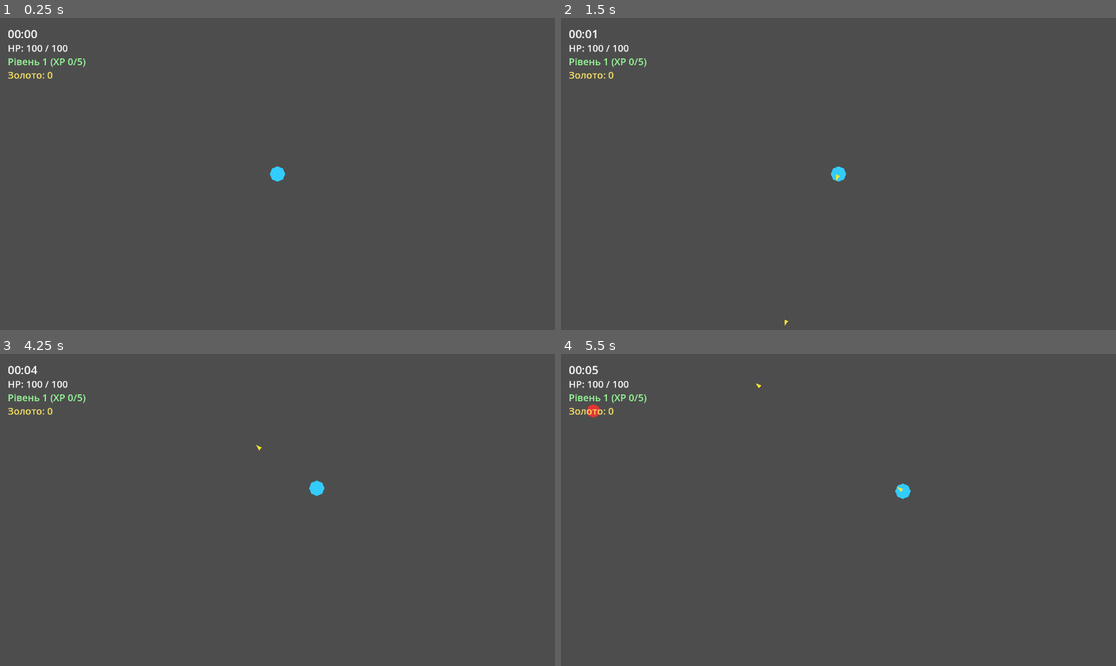
Above: before the commit, frames 1-4 (two rows, left to right).
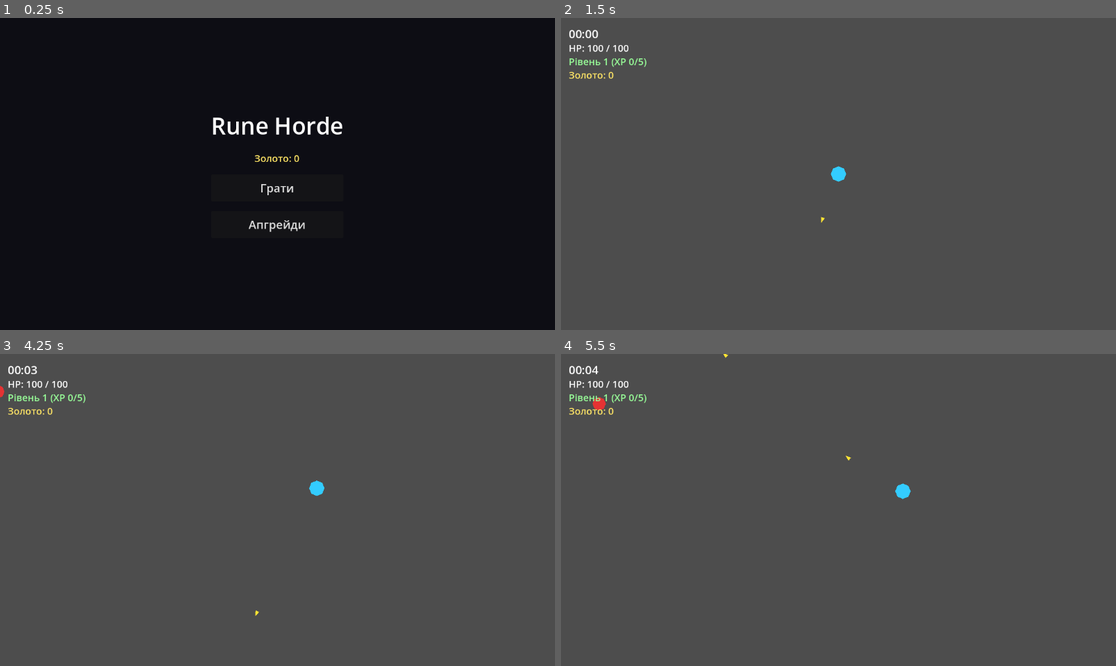
Above: after the commit, the same moments.

Repository: dmytro-matviiv/Run-horde
Game: Godot game, scene res://scenes/main.tscn
Same seed, same stepped clock (60 frames per second), same inputs: the game is played once before the commit and once after it.
Inputs (mouse positions are in pixels of both pictures, inside the frame that each line leads up to):
- Up to frame 1 (0.25 s): no input
- Up to frame 2 (1.5 s): click (838, 186) at 0.5 s, where only the run after the commit has a clickable "Грати"; tap Enter at 1.25 s; move the mouse to (960, 158) at 1.27 s; click (960, 158) at 1.42 s
- Up to frame 3 (4.25 s): tap Space at 2 s; drag from (166, 525) to (277, 510) at 2.02 s; move the mouse to (333, 441) at 2.77 s; click (333, 441) at 2.92 s; drag from (249, 572) to (299, 506) at 3.52 s
- Up to frame 4 (5.5 s): tap Enter at 4.25 s; move the mouse to (1005, 556) at 4.27 s; click (1005, 556) at 4.42 s; drag from (672, 463) to (877, 488) at 5.02 s

The runs differ from the first frame. In frame 1, 100% of the frame differs, in the area x 0-100%, y 0-100%; in frame 2, less than 0.1%; in frame 3, less than 0.1%; in frame 4, 0.2%.

Commit message:
Фаза 3: мета-прогресія, збереження, головне меню
GameState + SaveManager (автозавантаження) — прогрес гравця (золото,
7 мета-апгрейдів з розділу 6 ТЗ) серіалізується в user://save.json
зі schema_version для майбутніх міграцій. Розблокування героїв
свідомо не додане — героїв поки один, це Фаза 5.

Головне меню → екран мета-апгрейдів (це і є "база" між ранами) →
Грати. Run.gd на старті застосовує мета-бонуси до героя, банкує
зібране золото в GameState при смерті чи перемозі (дожив до
Balance.RUN_DURATION — нова умова) і веде на екран результатів
(золото/вбивства/час).

Заодно виніс шкоду/швидкість/золото героя в спільний
_recompute_derived_stats(), щоб мета-бонус і апгрейд рану додавались
один до одного, а не перезаписували — той самий баг, що я вже
виправляв для радіуса підбору, тут зловив одразу при рефакторингу.

Co-Authored-By: Claude Sonnet 5 <noreply@anthropic.com>

Diff:
--- a/project.godot
+++ b/project.godot
@@ -18,6 +18,11 @@
 run/main_scene="res://scenes/main.tscn"
 config/features=PackedStringArray("4.7", "Mobile")
 
+[autoload]
+
+GameState="*res://scripts/autoload/game_state.gd"
+SaveManager="*res://scripts/autoload/save_manager.gd"
+
 [layer_names]
 
 2d_physics/layer_1="world"
--- a/scenes/main.gd
+++ b/scenes/main.gd
@@ -1,10 +1,9 @@
 extends Control
 
-## Тимчасовий вхід у гру: поки немає головного меню (буде у Фазі 3),
-## одразу переходимо в ран.
+## Вхід у гру: одразу переходимо в головне меню.
 
 func _ready() -> void:
 	# call_deferred, бо дерево сцени ще "зайняте" додаванням нод одразу
 	# після старту — прямий виклик тут падає з помилкою
 	# "Parent node is busy adding/removing children".
-	get_tree().change_scene_to_file.call_deferred("res://scenes/run/run.tscn")
+	get_tree().change_scene_to_file.call_deferred("res://scenes/ui/main_menu.tscn")
--- a/scenes/run/enemy.gd
+++ b/scenes/run/enemy.gd
@@ -15,6 +15,7 @@
 var _hero: Node2D
 var _pool: ObjectPool
 var _crystal_pool: ObjectPool
+var _on_death: Callable
 var _active := false
 
 func _ready() -> void:
@@ -28,9 +29,10 @@
 
 ## Масштабування HP за хвилиною рану винесене сюди, а не в спавнер,
 ## бо це властивість конкретного ворога, а не логіка спавну.
-func spawn(spawn_position: Vector2, hero: Node2D, minute_of_run: float) -> void:
+func spawn(spawn_position: Vector2, hero: Node2D, minute_of_run: float, on_death: Callable) -> void:
 	global_position = spawn_position
 	_hero = hero
+	_on_death = on_death
 	current_hp = Balance.ENEMY_HP_BASE + Balance.ENEMY_HP_PER_MINUTE * minute_of_run
 	move_speed = Balance.ENEMY_SPEED
 	contact_damage = Balance.ENEMY_DAMAGE
@@ -69,6 +71,8 @@
 		_die()
 
 func _die() -> void:
+	if _on_death.is_valid():
+		_on_death.call()
 	if _crystal_pool != null:
 		var crystal: Node = _crystal_pool.acquire()
 		crystal.spawn(global_position, xp_drop, gold_drop)
--- a/scenes/run/hero.gd
+++ b/scenes/run/hero.gd
@@ -64,6 +64,15 @@
 var _gold_multiplier := 1.0
 var _xp_multiplier := 1.0
 
+# Мета-бонуси з GameState — виставляються один раз apply_meta_upgrades()
+# на старті рану і додаються до відповідних множників у
+# _recompute_derived_stats(), а не перезаписують їх.
+var _meta_damage_percent := 0.0
+var _meta_move_speed_percent := 0.0
+var _meta_gold_percent := 0.0
+var _meta_luck_percent := 0.0
+var _meta_pickup_radius_bonus := 0.0
+
 var _orbital_blades: Array[Node] = []
 var _aura_level := 0
 var _aura_tick_left := 0.0
@@ -73,6 +82,30 @@
 
 func setup(projectile_pool: ObjectPool) -> void:
 	_projectile_pool = projectile_pool
+
+## Викликається один раз на старті рану (run.gd), до того як гравець
+## взяв хоч один апгрейд у рані. Мета-рівні йдуть з GameState.
+func apply_meta_upgrades(meta_levels: Dictionary) -> void:
+	var hp_level: int = meta_levels.get(&"meta_max_hp", 0)
+	var start_level: int = meta_levels.get(&"meta_start_level", 0)
+
+	max_hp += 10.0 * hp_level
+	current_hp = max_hp
+	level = 1 + start_level
+
+	_meta_damage_percent = 0.05 * meta_levels.get(&"meta_damage", 0)
+	_meta_move_speed_percent = 0.03 * meta_levels.get(&"meta_move_speed", 0)
+	_meta_gold_percent = 0.07 * meta_levels.get(&"meta_gold_gain", 0)
+	_meta_luck_percent = 0.04 * meta_levels.get(&"meta_luck", 0)
+	_meta_pickup_radius_bonus = 8.0 * meta_levels.get(&"meta_pickup_radius", 0)
+
+	_recompute_derived_stats()
+	_update_pickup_shapes()
+
+## "Удача" з мета-прогресії — підмішує шанс, що на левел-апі
+## запропонують уже взяту нову зброю (UpgradePool).
+func get_luck_bonus() -> float:
+	return _meta_luck_percent
 
 func _unhandled_input(event: InputEvent) -> void:
 	if event is InputEventScreenTouch or (event is InputEventMouseButton and event.button_index == MOUSE_BUTTON_LEFT):
@@ -213,8 +246,6 @@
 	var new_level: int = get_upgrade_level(id) + 1
 	upgrade_levels[id] = new_level
 	match id:
-		&"weapon_damage":
-			_damage_multiplier = 1.0 + 0.15 * new_level
 		&"weapon_cooldown":
 			_cooldown_multiplier = clampf(1.0 - 0.1 * new_level, 0.4, 1.0)
 		&"weapon_pierce":
@@ -233,13 +264,9 @@
 			_armor_flat_reduction = 1.0 * new_level
 		&"iframe_duration":
 			_iframe_bonus = 0.1 * new_level
-		&"move_speed":
-			_move_speed_multiplier = 1.0 + 0.08 * new_level
 		&"pickup_radius":
 			_pickup_radius_bonus = 20.0 * new_level
 			_update_pickup_shapes()
-		&"gold_gain":
-			_gold_multiplier = 1.0 + 0.15 * new_level
 		&"xp_gain":
 			_xp_multiplier = 1.0 + 0.15 * new_level
 		&"crystal_magnet":
@@ -249,9 +276,21 @@
 			_apply_orbital_blades(new_level)
 		&"damage_aura":
 			_apply_damage_aura(new_level)
+		&"weapon_damage", &"move_speed", &"gold_gain":
+			pass   # рахуються нижче в _recompute_derived_stats()
+	_recompute_derived_stats()
+
+## Шкода/швидкість/золото залежать одразу з двох джерел — мета-бонусу
+## (раз на весь ран, з apply_meta_upgrades) і апгрейду цього рану —
+## тож рахуємо їх тут заново з обох, а не в окремих гілках match вище,
+## щоб один не перезаписував інший.
+func _recompute_derived_stats() -> void:
+	_damage_multiplier = 1.0 + 0.15 * get_upgrade_level(&"weapon_damage") + _meta_damage_percent
+	_move_speed_multiplier = 1.0 + 0.08 * get_upgrade_level(&"move_speed") + _meta_move_speed_percent
+	_gold_multiplier = 1.0 + 0.15 * get_upgrade_level(&"gold_gain") + _meta_gold_percent
 
 func _update_pickup_shapes() -> void:
-	var radius := Balance.HERO_PICKUP_RADIUS + _pickup_radius_bonus
+	var radius := Balance.HERO_PICKUP_RADIUS + _pickup_radius_bonus + _meta_pickup_radius_bonus
 	(pickup_shape.shape as CircleShape2D).radius = radius
 	(magnet_shape.shape as CircleShape2D).radius = radius + _magnet_radius_bonus
 
--- a/scenes/run/run.gd
+++ b/scenes/run/run.gd
@@ -4,12 +4,14 @@
 ## Кореневий контролер рану: створює пули ворогів/снарядів/кристалів,
 ## веде відлік часу рану, оновлює HUD, показує екран вибору апгрейду
 ## на левел-апі (ставлячи дерево сцени на паузу) й реагує на смерть
-## героя.
+## героя або перемогу (дожив до Balance.RUN_DURATION). В обох випадках
+## банкує зібране золото в GameState і переходить на екран результатів.
 
 const ENEMY_SCENE := preload("res://scenes/run/enemy.tscn")
 const PROJECTILE_SCENE := preload("res://scenes/run/projectile.tscn")
 const CRYSTAL_SCENE := preload("res://scenes/run/xp_crystal.tscn")
 const LEVEL_UP_CHOICE_SCENE := preload("res://scenes/ui/level_up_choice.tscn")
+const RESULTS_SCENE_PATH := "res://scenes/ui/results.tscn"
 
 @onready var hero: CharacterBody2D = $Hero
 @onready var enemy_container: Node2D = $EnemyContainer
@@ -26,6 +28,7 @@
 var _elapsed_time := 0.0
 var _run_active := true
 var _gold_total := 0
+var _kills_total := 0
 
 func _ready() -> void:
 	# Попередньо створюємо частину інстансів (preload_count), щоб перші
@@ -35,11 +38,12 @@
 	var crystal_pool := ObjectPool.new(CRYSTAL_SCENE, crystal_container, 20)
 
 	hero.setup(projectile_pool)
+	hero.apply_meta_upgrades(GameState.meta_upgrade_levels)
 	hero.died.connect(_on_hero_died)
 	hero.leveled_up.connect(_on_hero_leveled_up)
 	hero.gold_collected.connect(_on_gold_collected)
 
-	spawner.setup(enemy_pool, crystal_pool, hero, self)
+	spawner.setup(enemy_pool, crystal_pool, hero, self, _on_enemy_died)
 
 	game_over_label.visible = false
 	_update_hud()
@@ -49,6 +53,8 @@
 		return
 	_elapsed_time += delta
 	_update_hud()
+	if _elapsed_time >= Balance.RUN_DURATION:
+		_end_run(true)
 
 func get_elapsed_minutes() -> float:
 	return _elapsed_time / 60.0
@@ -64,6 +70,9 @@
 func _on_gold_collected(amount: int) -> void:
 	_gold_total += amount
 
+func _on_enemy_died() -> void:
+	_kills_total += 1
+
 ## За один підбір кристала теоретично можна перестрибнути й кілька
 ## рівнів — тоді питаємо про апгрейд послідовно, по одному вибору.
 func _on_hero_leveled_up(levels_gained: int) -> void:
@@ -71,7 +80,7 @@
 		await _show_level_up_choice()
 
 func _show_level_up_choice() -> void:
-	var choices := UpgradePool.pick_choices(hero.upgrade_levels)
+	var choices := UpgradePool.pick_choices(hero.upgrade_levels, hero.get_luck_bonus())
 	if choices.is_empty():
 		return
 	get_tree().paused = true
@@ -85,6 +94,23 @@
 	get_tree().paused = false
 
 func _on_hero_died() -> void:
+	_end_run(false)
+
+## Смерть ніколи не марна — золото банкується в GameState в обох
+## випадках (перемога/смерть), а не лише при вдалому забігу.
+func _end_run(victory: bool) -> void:
+	if not _run_active:
+		return
 	_run_active = false
 	spawner.set_process(false)
+	game_over_label.text = "Перемога!" if victory else "Ви загинули"
 	game_over_label.visible = true
+	GameState.add_gold(_gold_total)
+	GameState.last_run_gold = _gold_total
+	GameState.last_run_kills = _kills_total
+	GameState.last_run_time = _elapsed_time
+	GameState.last_run_victory = victory
+	get_tree().create_timer(1.2).timeout.connect(_go_to_results)
+
+func _go_to_results() -> void:
+	get_tree().change_scene_to_file(RESULTS_SCENE_PATH)
--- /dev/null
+++ b/scenes/ui/main_menu.gd
@@ -0,0 +1,19 @@
+extends Control
+
+## Головне меню: точка повернення між ранами. "Грати" веде в ран,
+## "Апгрейди" — на екран мета-прогресії (тут гравець витрачає золото
+## між ранами — наша "база").
+
+@onready var gold_label: Label = $CenterContainer/VBoxContainer/GoldLabel
+
+func _ready() -> void:
+	_update_gold_label()
+
+func _update_gold_label() -> void:
+	gold_label.text = "Золото: %d" % GameState.gold
+
+func _on_play_pressed() -> void:
+	get_tree().change_scene_to_file("res://scenes/run/run.tscn")
+
+func _on_upgrades_pressed() -> void:
+	get_tree().change_scene_to_file("res://scenes/ui/meta_upgrades.tscn")
--- /dev/null
+++ b/scenes/ui/main_menu.tscn
@@ -0,0 +1,54 @@
+[gd_scene load_steps=2 format=3]
+
+[ext_resource type="Script" path="res://scenes/ui/main_menu.gd" id="1"]
+
+[node name="MainMenu" type="Control"]
+anchors_preset = 15
+anchor_right = 1.0
+anchor_bottom = 1.0
+grow_horizontal = 2
+grow_vertical = 2
+script = ExtResource("1")
+
+[node name="Background" type="ColorRect" parent="."]
+anchors_preset = 15
+anchor_right = 1.0
+anchor_bottom = 1.0
+grow_horizontal = 2
+grow_vertical = 2
+color = Color(0.05, 0.05, 0.08, 1)
+
+[node name="CenterContainer" type="CenterContainer" parent="."]
+anchors_preset = 15
+anchor_right = 1.0
+anchor_bottom = 1.0
+grow_horizontal = 2
+grow_vertical = 2
+
+[node name="VBoxContainer" type="VBoxContainer" parent="CenterContainer"]
+theme_override_constants/separation = 20
+
+[node name="TitleLabel" type="Label" parent="CenterContainer/VBoxContainer"]
+theme_override_font_sizes/font_size = 48
+theme_override_colors/font_color = Color(1, 1, 1, 1)
+text = "Rune Horde"
+horizontal_alignment = 1
+
+[node name="GoldLabel" type="Label" parent="CenterContainer/VBoxContainer"]
+theme_override_font_sizes/font_size = 20
+theme_override_colors/font_color = Color(1, 0.9, 0.4, 1)
+text = "Золото: 0"
+horizontal_alignment = 1
+
+[node name="PlayButton" type="Button" parent="CenterContainer/VBoxContainer"]
+custom_minimum_size = Vector2(220, 56)
+theme_override_font_sizes/font_size = 24
+text = "Грати"
+
+[node name="UpgradesButton" type="Button" parent="CenterContainer/VBoxContainer"]
+custom_minimum_size = Vector2(220, 56)
+theme_override_font_sizes/font_size = 24
+text = "Апгрейди"
+
+[connection signal="pressed" from="CenterContainer/VBoxContainer/PlayButton" to="." method="_on_play_pressed"]
+[connection signal="pressed" from="CenterContainer/VBoxContainer/UpgradesButton" to="." method="_on_upgrades_pressed"]
--- /dev/null
+++ b/scenes/ui/meta_upgrades.gd
@@ -0,0 +1,63 @@
+extends Control
+
+## Екран мета-прогресії ("база"): тут гравець між ранами витрачає
+## золото на постійні бонуси (GameState.buy_meta_upgrade). Список
+## відповідає розділу 6 ТЗ. Розблокування 2-го/3-го героя свідомо
+## не додане — героїв поки один, це Фаза 5.
+
+const UPGRADES := [
+	{"id": &"meta_max_hp", "title": "Здоров'я", "per_level": "+10 HP"},
+	{"id": &"meta_damage", "title": "Шкода", "per_level": "+5%"},
+	{"id": &"meta_move_speed", "title": "Швидкість", "per_level": "+3%"},
+	{"id": &"meta_pickup_radius", "title": "Радіус підбору", "per_level": "+8"},
+	{"id": &"meta_gold_gain", "title": "Приріст золота", "per_level": "+7%"},
+	{"id": &"meta_luck", "title": "Удача", "per_level": "+4% шанс кращих апгрейдів"},
+	{"id": &"meta_start_level", "title": "Стартовий рівень", "per_level": "+1 рівень старту"},
+]
+
+@onready var gold_label: Label = $VBoxContainer/GoldLabel
+@onready var rows_container: VBoxContainer = $VBoxContainer/ScrollContainer/RowsContainer
+
+func _ready() -> void:
+	_rebuild()
+
+func _rebuild() -> void:
+	gold_label.text = "Золото: %d" % GameState.gold
+	for child in rows_container.get_children():
+		child.queue_free()
+	for upgrade in UPGRADES:
+		rows_container.add_child(_build_row(upgrade))
+
+func _build_row(upgrade: Dictionary) -> Control:
+	var id: StringName = upgrade.id
+	var level := GameState.get_meta_level(id)
+	var max_level := GameState.get_meta_max_level(id)
+
+	var row := HBoxContainer.new()
+	row.add_theme_constant_override("separation", 16)
+
+	var info := Label.new()
+	info.custom_minimum_size = Vector2(400, 0)
+	info.text = "%s (%s) — рівень %d/%d" % [upgrade.title, upgrade.per_level, level, max_level]
+	row.add_child(info)
+
+	var buy_button := Button.new()
+	buy_button.custom_minimum_size = Vector2(150, 40)
+	if level >= max_level:
+		buy_button.text = "Максимум"
+		buy_button.disabled = true
+	else:
+		var cost := GameState.get_meta_upgrade_cost(id)
+		buy_button.text = "Купити (%d)" % cost
+		buy_button.disabled = GameState.gold < cost
+		buy_button.pressed.connect(_on_buy_pressed.bind(id))
+	row.add_child(buy_button)
+
+	return row
+
+func _on_buy_pressed(id: StringName) -> void:
+	GameState.buy_meta_upgrade(id)
+	_rebuild()
+
+func _on_back_pressed() -> void:
+	get_tree().change_scene_to_file("res://scenes/ui/main_menu.tscn")
--- /dev/null
+++ b/scenes/ui/meta_upgrades.tscn
@@ -0,0 +1,56 @@
+[gd_scene load_steps=2 format=3]
+
+[ext_resource type="Script" path="res://scenes/ui/meta_upgrades.gd" id="1"]
+
+[node name="MetaUpgrades" type="Control"]
+anchors_preset = 15
+anchor_right = 1.0
+anchor_bottom = 1.0
+grow_horizontal = 2
+grow_vertical = 2
+script = ExtResource("1")
+
+[node name="Background" type="ColorRect" parent="."]
+anchors_preset = 15
+anchor_right = 1.0
+anchor_bottom = 1.0
+grow_horizontal = 2
+grow_vertical = 2
+color = Color(0.05, 0.05, 0.08, 1)
+
+[node name="VBoxContainer" type="VBoxContainer" parent="."]
+anchors_preset = 15
+anchor_right = 1.0
+anchor_bottom = 1.0
+offset_left = 32.0
+offset_top = 24.0
+offset_right = -32.0
+offset_bottom = -24.0
+grow_horizontal = 2
+grow_vertical = 2
+theme_override_constants/separation = 16
+
+[node name="TitleLabel" type="Label" parent="VBoxContainer"]
+theme_override_font_sizes/font_size = 32
+theme_override_colors/font_color = Color(1, 1, 1, 1)
+text = "Апгрейди бази"
+
+[node name="GoldLabel" type="Label" parent="VBoxContainer"]
+theme_override_font_sizes/font_size = 20
+theme_override_colors/font_color = Color(1, 0.9, 0.4, 1)
+text = "Золото: 0"
+
+[node name="ScrollContainer" type="ScrollContainer" parent="VBoxContainer"]
+custom_minimum_size = Vector2(0, 360)
+size_flags_vertical = 3
+
+[node name="RowsContainer" type="VBoxContainer" parent="VBoxContainer/ScrollContainer"]
+custom_minimum_size = Vector2(560, 0)
+theme_override_constants/separation = 8
+
+[node name="BackButton" type="Button" parent="VBoxContainer"]
+custom_minimum_size = Vector2(160, 48)
+theme_override_font_sizes/font_size = 20
+text = "Назад"
+
+[connection signal="pressed" from="VBoxContainer/BackButton" to="." method="_on_back_pressed"]
--- /dev/null
+++ b/scenes/ui/results.gd
@@ -0,0 +1,25 @@
+extends Control
+
+## Екран результатів — показується після смерті або перемоги
+## (run.gd._end_run). Дані беруться з GameState.last_run_* — це
+## тимчасові поля лише для передачі між сценами, у сейв не пишуться.
+
+@onready var title_label: Label = $CenterContainer/VBoxContainer/TitleLabel
+@onready var stats_label: Label = $CenterContainer/VBoxContainer/StatsLabel
+
+func _ready() -> void:
+	title_label.text = "Перемога!" if GameState.last_run_victory else "Ви загинули"
+	var minutes := int(GameState.last_run_time) / 60
+	var seconds := int(GameState.last_run_time) % 60
+	stats_label.text = "Золото: %d\nВбито ворогів: %d\nЧас: %02d:%02d" % [
+		GameState.last_run_gold,
+		GameState.last_run_kills,
+		minutes,
+		seconds,
+	]
+
+func _on_retry_pressed() -> void:
+	get_tree().change_scene_to_file("res://scenes/run/run.tscn")
+
+func _on_main_menu_pressed() -> void:
+	get_tree().change_scene_to_file("res://scenes/ui/main_menu.tscn")
--- /dev/null
+++ b/scenes/ui/results.tscn
@@ -0,0 +1,54 @@
+[gd_scene load_steps=2 format=3]
+
+[ext_resource type="Script" path="res://scenes/ui/results.gd" id="1"]
+
+[node name="Results" type="Control"]
+anchors_preset = 15
+anchor_right = 1.0
+anchor_bottom = 1.0
+grow_horizontal = 2
+grow_vertical = 2
+script = ExtResource("1")
+
+[node name="Background" type="ColorRect" parent="."]
+anchors_preset = 15
+anchor_right = 1.0
+anchor_bottom = 1.0
+grow_horizontal = 2
+grow_vertical = 2
+color = Color(0.05, 0.05, 0.08, 1)
+
+[node name="CenterContainer" type="CenterContainer" parent="."]
+anchors_preset = 15
+anchor_right = 1.0
+anchor_bottom = 1.0
+grow_horizontal = 2
+grow_vertical = 2
+
+[node name="VBoxContainer" type="VBoxContainer" parent="CenterContainer"]
+theme_override_constants/separation = 20
+
+[node name="TitleLabel" type="Label" parent="CenterContainer/VBoxContainer"]
+theme_override_font_sizes/font_size = 40
+theme_override_colors/font_color = Color(1, 1, 1, 1)
+text = "Ви загинули"
+horizontal_alignment = 1
+
+[node name="StatsLabel" type="Label" parent="CenterContainer/VBoxContainer"]
+theme_override_font_sizes/font_size = 22
+theme_override_colors/font_color = Color(0.9, 0.9, 0.9, 1)
+text = "Золото: 0"
+horizontal_alignment = 1
+
+[node name="RetryButton" type="Button" parent="CenterContainer/VBoxContainer"]
+custom_minimum_size = Vector2(220, 56)
+theme_override_font_sizes/font_size = 22
+text = "Грати знову"
+
+[node name="MainMenuButton" type="Button" parent="CenterContainer/VBoxContainer"]
+custom_minimum_size = Vector2(220, 56)
+theme_override_font_sizes/font_size = 22
+text = "Головне меню"
+
+[connection signal="pressed" from="CenterContainer/VBoxContainer/RetryButton" to="." method="_on_retry_pressed"]
+[connection signal="pressed" from="CenterContainer/VBoxContainer/MainMenuButton" to="." method="_on_main_menu_pressed"]
--- /dev/null
+++ b/scripts/autoload/game_state.gd
@@ -0,0 +1,62 @@
+extends Node
+
+## Автозавантаження: прогрес гравця, що живе, поки запущений
+## застосунок. GameState — єдине джерело правди в пам'яті; сам файл
+## user://save.json читає й пише SaveManager, GameState про формат
+## файлу нічого не знає.
+##
+## Тут лише 7 мета-апгрейдів зі статами (розділ 6 ТЗ). Розблокування
+## другого/третього героя свідомо не додане — героїв поки один,
+## розблоковувати нема чого; це Фаза 5.
+
+const META_UPGRADE_MAX_LEVELS := {
+	&"meta_max_hp": 10,
+	&"meta_damage": 10,
+	&"meta_move_speed": 8,
+	&"meta_pickup_radius": 5,
+	&"meta_gold_gain": 10,
+	&"meta_luck": 5,
+	&"meta_start_level": 3,
+}
+
+var gold := 0
+var meta_upgrade_levels: Dictionary = {}   # StringName -> int
+
+# Дані останнього завершеного рану — для екрана результатів.
+# У сейв не пишуться, живуть лише до наступного рану.
+var last_run_gold := 0
+var last_run_kills := 0
+var last_run_time := 0.0
+var last_run_victory := false
+
+func _ready() -> void:
+	SaveManager.load_game()
+
+func add_gold(amount: int) -> void:
+	if amount <= 0:
+		return
+	gold += amount
+	SaveManager.save_game()
+
+func get_meta_level(id: StringName) -> int:
+	return meta_upgrade_levels.get(id, 0)
+
+func get_meta_max_level(id: StringName) -> int:
+	return META_UPGRADE_MAX_LEVELS.get(id, 0)
+
+func get_meta_upgrade_cost(id: StringName) -> int:
+	return Balance.meta_upgrade_cost(get_meta_level(id) + 1)
+
+## Повертає true, якщо купівлю здійснено (вистачило золота й ще не
+## досягнуто максимального рівня).
+func buy_meta_upgrade(id: StringName) -> bool:
+	var current_level := get_meta_level(id)
+	if current_level >= get_meta_max_level(id):
+		return false
+	var cost := get_meta_upgrade_cost(id)
+	if gold < cost:
+		return false
+	gold -= cost
+	meta_upgrade_levels[id] = current_level + 1
+	SaveManager.save_game()
+	return true
--- /dev/null
+++ b/scripts/autoload/save_manager.gd
@@ -0,0 +1,61 @@
+extends Node
+
+## Автозавантаження: читає й пише прогрес гравця (GameState) у
+## user://save.json. schema_version дозволяє в майбутньому мігрувати
+## старі сейви замість того, щоб ламати прогрес гравців при оновленні
+## структури файлу.
+
+const SAVE_PATH := "user://save.json"
+const CURRENT_SCHEMA_VERSION := 1
+
+func save_game() -> void:
+	var data := {
+		"schema_version": CURRENT_SCHEMA_VERSION,
+		"gold": GameState.gold,
+		"meta_upgrade_levels": _keys_to_string(GameState.meta_upgrade_levels),
+	}
+	var file := FileAccess.open(SAVE_PATH, FileAccess.WRITE)
+	if file == null:
+		push_error("Не вдалось відкрити файл сейву для запису: %s" % SAVE_PATH)
+		return
+	file.store_string(JSON.stringify(data, "\t"))
+
+func load_game() -> void:
+	if not FileAccess.file_exists(SAVE_PATH):
+		return
+	var file := FileAccess.open(SAVE_PATH, FileAccess.READ)
+	if file == null:
+		push_error("Не вдалось відкрити файл сейву для читання: %s" % SAVE_PATH)
+		return
+	var parsed: Variant = JSON.parse_string(file.get_as_text())
+	if typeof(parsed) != TYPE_DICTIONARY:
+		push_error("Сейв пошкоджений, ігнорую: %s" % SAVE_PATH)
+		return
+	var data: Dictionary = _migrate(parsed)
+	GameState.gold = data.get("gold", 0)
+	GameState.meta_upgrade_levels = _keys_to_string_name(data.get("meta_upgrade_levels", {}))
+
+## Міграція між версіями схеми сейву. Зараз версія лише одна (1),
+## тож функція нічого не робить — сюди додаватимуться кроки міграції,
+## коли з'явиться версія 2, а не буде ламати сейви гравців, зроблені
+## на версії 1.
+func _migrate(data: Dictionary) -> Dictionary:
+	var version: int = data.get("schema_version", 1)
+	if version < CURRENT_SCHEMA_VERSION:
+		pass
+	return data
+
+## JSON не вміє StringName-ключі — переводимо в String перед записом.
+func _keys_to_string(dict: Dictionary) -> Dictionary:
+	var result := {}
+	for key in dict:
+		result[str(key)] = dict[key]
+	return result
+
+## І назад у StringName після читання, бо саме такі ключі очікує
+## Hero.upgrade_levels/GameState.meta_upgrade_levels.
+func _keys_to_string_name(dict: Dictionary) -> Dictionary:
+	var result := {}
+	for key in dict:
+		result[StringName(key)] = dict[key]
+	return result
--- a/scripts/systems/spawner.gd
+++ b/scripts/systems/spawner.gd
@@ -8,14 +8,16 @@
 var _crystal_pool: ObjectPool
 var _hero: Node2D
 var _run: Run
+var _on_enemy_died: Callable
 
 var _spawn_accumulator := 0.0
 
-func setup(enemy_pool: ObjectPool, crystal_pool: ObjectPool, hero: Node2D, run: Run) -> void:
+func setup(enemy_pool: ObjectPool, crystal_pool: ObjectPool, hero: Node2D, run: Run, on_enemy_died: Callable) -> void:
 	_enemy_pool = enemy_pool
 	_crystal_pool = crystal_pool
 	_hero = hero
 	_run = run
+	_on_enemy_died = on_enemy_died
 
 func _process(delta: float) -> void:
 	var minute := _run.get_elapsed_minutes()
@@ -30,7 +32,7 @@
 func _spawn_enemy(minute: float) -> void:
 	var enemy: Node = _enemy_pool.acquire()
 	enemy.set_crystal_pool(_crystal_pool)
-	enemy.spawn(_random_spawn_position(), _hero, minute)
+	enemy.spawn(_random_spawn_position(), _hero, minute, _on_enemy_died)
 
 ## Точка за межами екрана, по колу навколо героя.
 func _random_spawn_position() -> Vector2:
--- a/scripts/systems/upgrade_pool.gd
+++ b/scripts/systems/upgrade_pool.gd
@@ -33,7 +33,7 @@
 ## яких гравець ще не вичерпав. З ~20% шансом підмішує вже взяту
 ## нову зброю (орбітальні клинки/аура), щоб гравець міг стабільніше
 ## прокачувати те, що вже почав будувати, а не тільки нові речі.
-static func pick_choices(current_levels: Dictionary) -> Array[UpgradeDef]:
+static func pick_choices(current_levels: Dictionary, luck_bonus: float = 0.0) -> Array[UpgradeDef]:
 	var available: Array[UpgradeDef] = []
 	for upgrade in ALL_UPGRADES:
 		var current_level: int = current_levels.get(upgrade.id, 0)
@@ -45,7 +45,7 @@
 	for i in mini(CHOICES_COUNT, available.size()):
 		result.append(available[i])
 
-	if result.size() == CHOICES_COUNT and randf() < OWNED_WEAPON_BOOST_CHANCE:
+	if result.size() == CHOICES_COUNT and randf() < OWNED_WEAPON_BOOST_CHANCE + luck_bonus:
 		var owned_weapon := _pick_owned_new_weapon(current_levels)
 		if owned_weapon != null and not result.has(owned_weapon):
 			result[randi() % result.size()] = owned_weapon
Not shown, removed: scripts/autoload/.gitkeep
